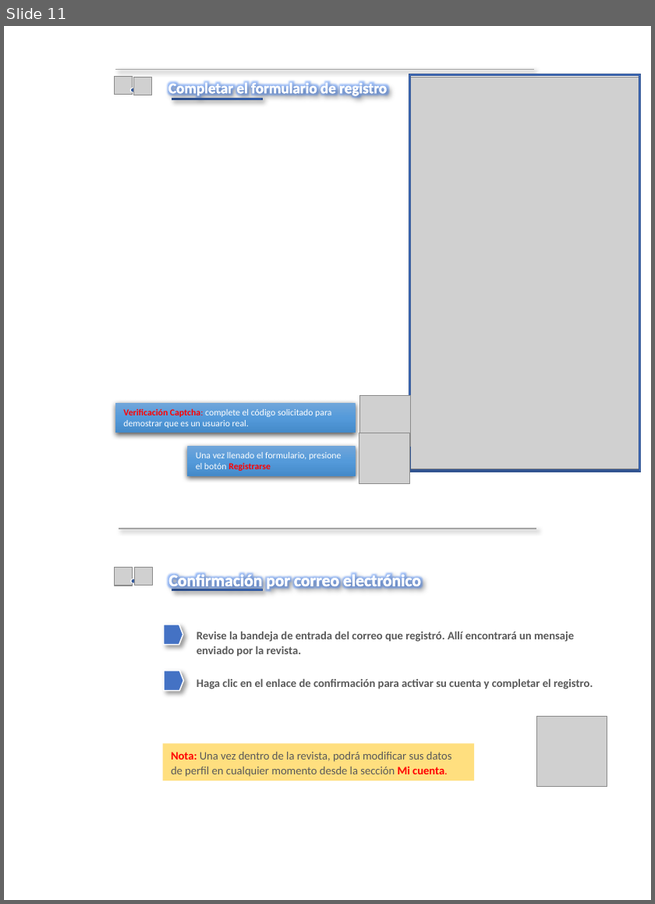
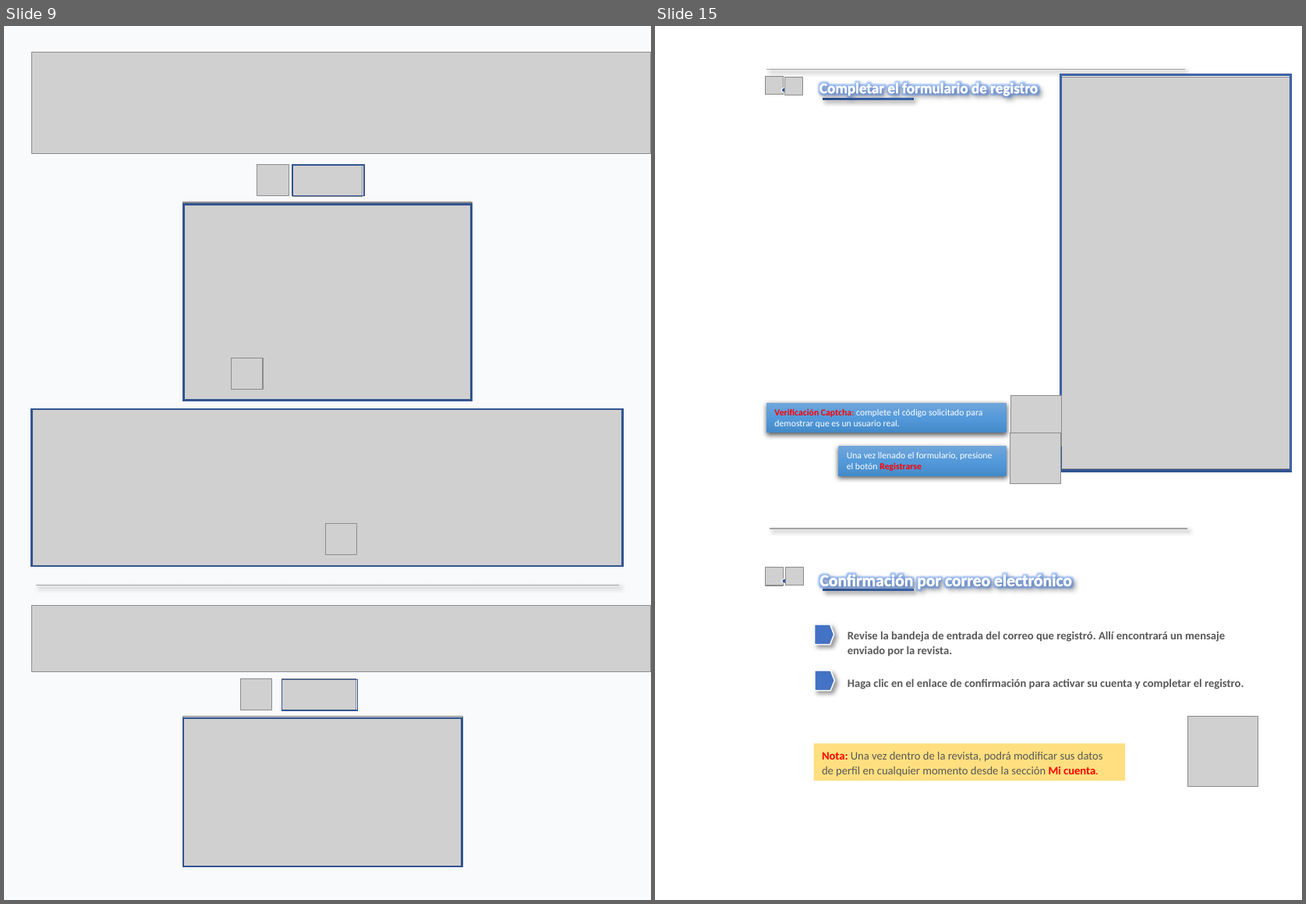
Before and after one commit to rolday93-debug/Conversor, a slide deck: manual/manual.pptx. Shown side by side, each under a label of ours: slide 11 before the commit, slides 9 and 15 after it; the slides between them are not shown. The pictures are 655x904 and 1306x904 pixels, drawn with LibreOffice and Linux fonts; fonts in the diff are those of the drawing; grey boxes stand for pictures; background and template pictures are left out. Boxes give left, top, right and bottom in pixels: in the first picture for what was removed or moved away, otherwise in the second. Text is boxed around its words. In the diff, an @@ line names an element or a change of style, - is before the commit and + after.

```diff
--- a/manual/manual.pptx
+++ b/manual/manual.pptx
@@ slide 9 added at bbox=[4, 26, 651, 900], background #F8FAFC @@
@@ picture added at bbox=[31, 53, 651, 155] @@
@@ picture added at bbox=[258, 164, 289, 195] @@
@@ picture added at bbox=[293, 164, 362, 197] @@
@@ frame added at bbox=[293, 165, 365, 196], fill #4472C4, outline #325491 1 pt @@
@@ picture added at bbox=[183, 203, 473, 400] @@
@@ frame added at bbox=[183, 204, 473, 401], fill #4472C4, outline #325491 1 pt @@
@@ picture added at bbox=[232, 358, 263, 389] @@
@@ picture added at bbox=[31, 408, 623, 567] @@
@@ frame added at bbox=[31, 408, 623, 567], fill #4472C4, outline #325491 1 pt @@
@@ picture added at bbox=[325, 524, 357, 555] @@
@@ line added from (36, 585) to (620, 585), #A5A5A5 1 pt @@
@@ picture added at bbox=[31, 605, 651, 672] @@
@@ picture added at bbox=[241, 679, 272, 710] @@
@@ picture added at bbox=[282, 679, 357, 712] @@
@@ frame added at bbox=[282, 680, 357, 712], fill #4472C4, outline #325491 1 pt @@
@@ picture added at bbox=[183, 717, 463, 868] @@
@@ frame added at bbox=[183, 718, 463, 868], fill #4472C4, outline #325491 1 pt @@
@@ what was slide 11 is now slide 15 @@
```
Also in this commit, not shown: 2 slides changed, 6 other slides added, 3 slides removed, 9 other files.
